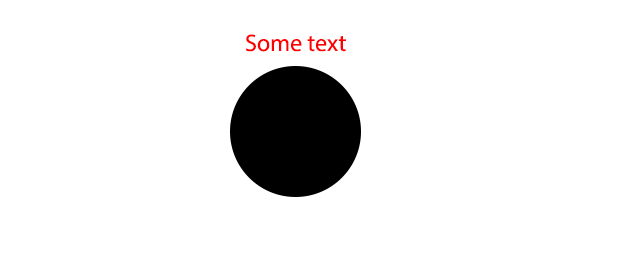
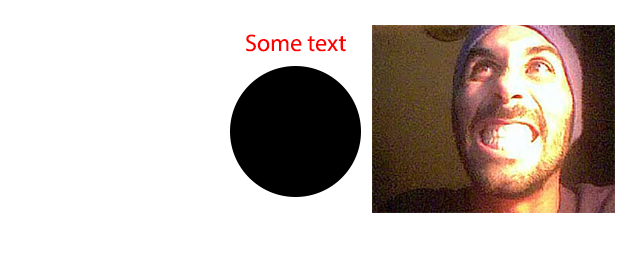
Layered file, before and after one edit (633px x 267px). Changes by layer:
added layer "risa" above "Some text" over [372, 25, 615, 213]
